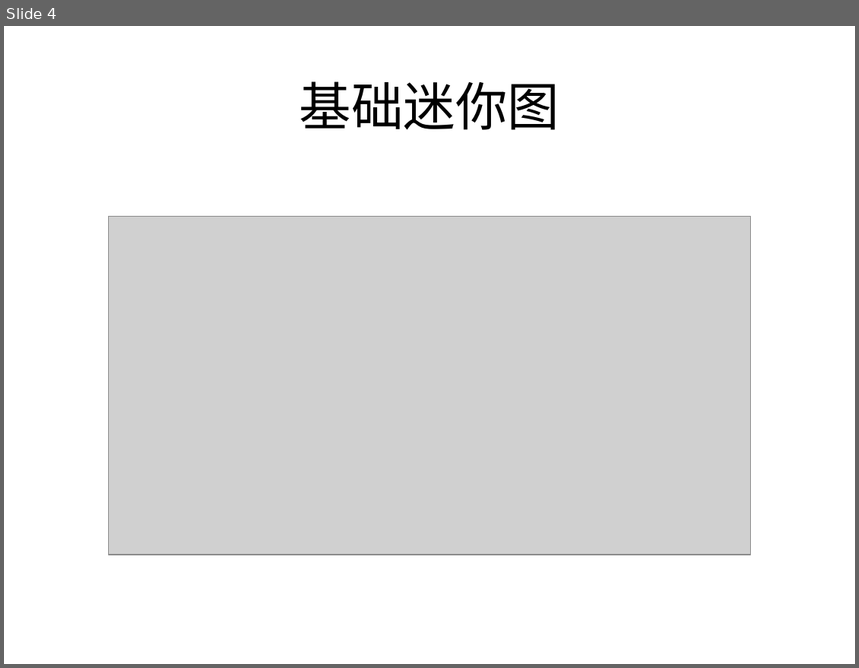
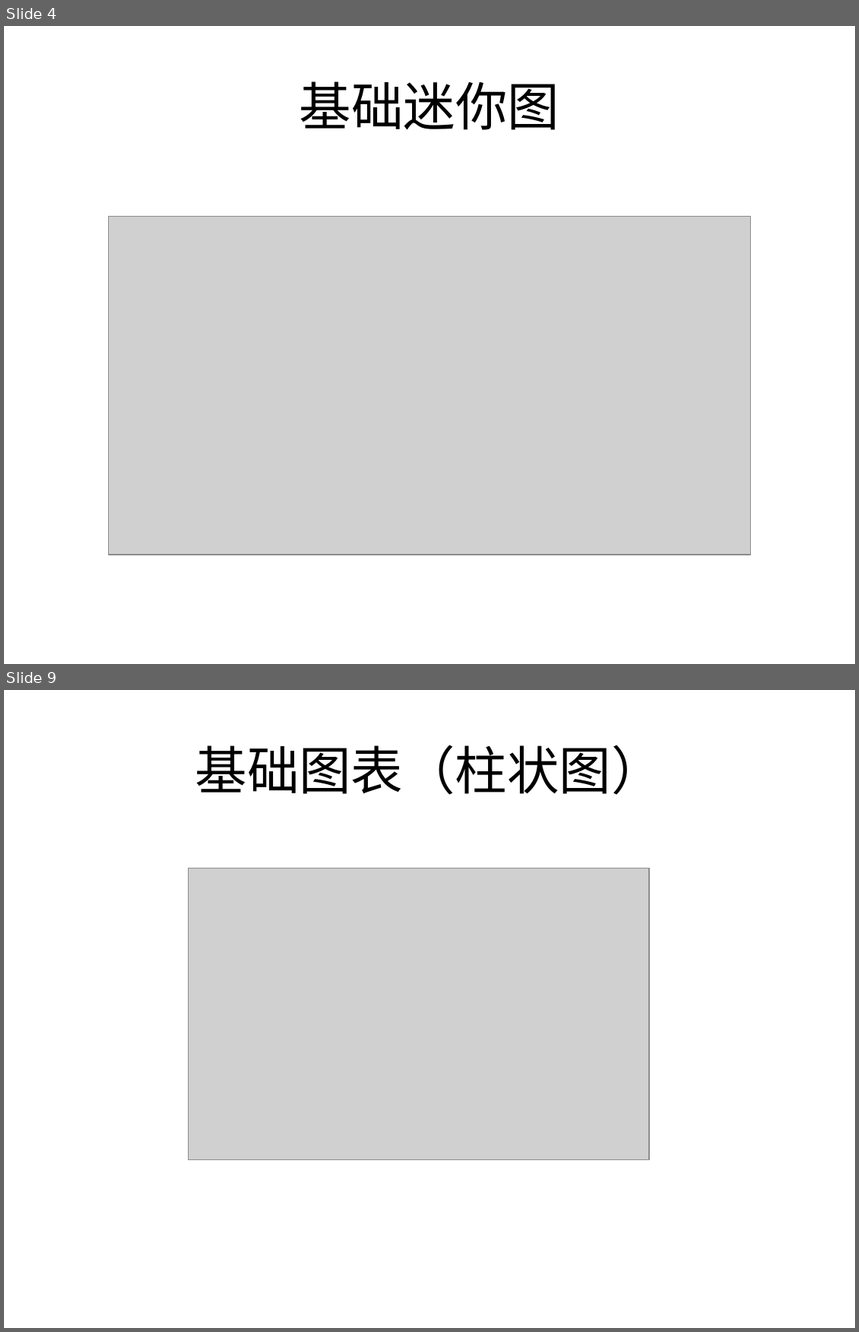
Before and after one commit to sans123wx/class, a slide deck: 第4章excel/图表/图表.pptx. Shown one above the other, each under a label of ours: slide 4 before the commit, slides 4 and 9 after it; the slides between them are not shown. The pictures are 859x668 and 859x1332 pixels, drawn with LibreOffice and Linux fonts; fonts in the diff are those of the drawing; grey boxes stand for pictures. Boxes give left, top, right and bottom in pixels: in the first picture for what was removed or moved away, otherwise in the second. Text is boxed around its words. In the diff, an @@ line names an element or a change of style, - is before the commit and + after.

```diff
--- a/第4章excel/图表/图表.pptx
+++ b/第4章excel/图表/图表.pptx
@@ slide 9 added at (4,690,855,1328), background #FFFFFF @@
@@ title added at (196,745,664,795), 44 pt, text #000000 @@
+基础图表（柱状图）
@@ picture added at (189,869,650,1160) @@
```
Also in this commit, not shown: 1 slide changed, 4 other slides added, 5 other files.
